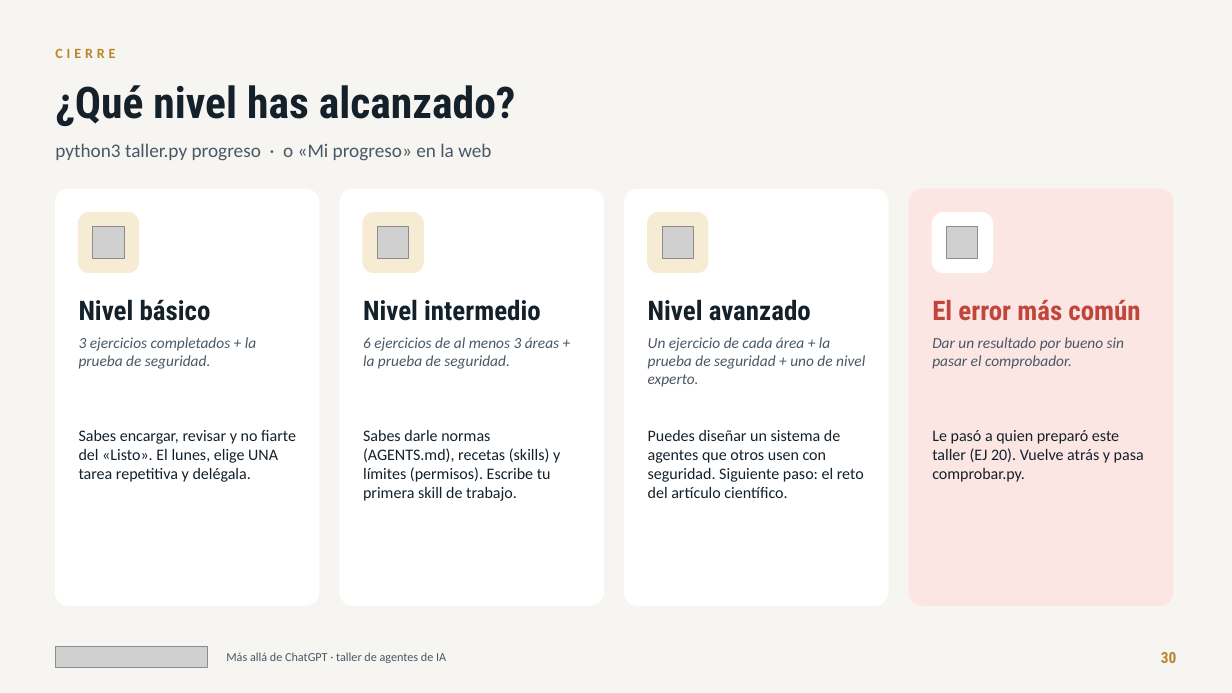
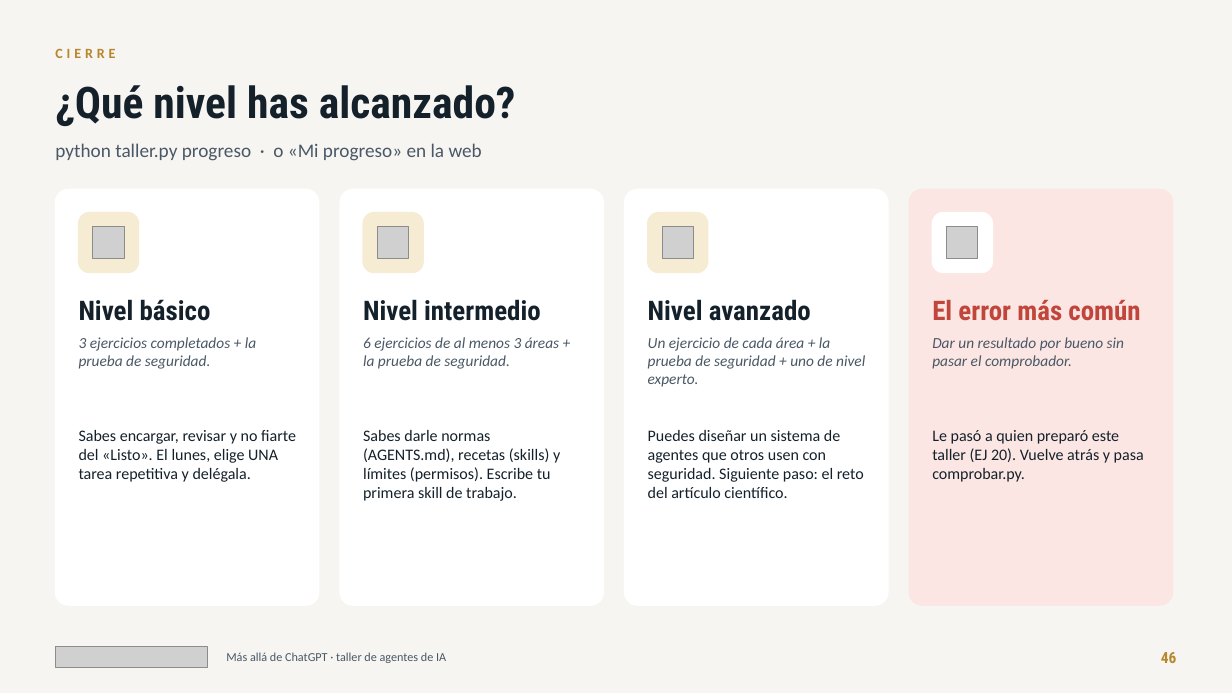
Before and after one commit to jlasherasTracasa/taller_semana_ia_2026, a slide deck: slide 46 of presentacion/taller-agentes-ia.pptx (slide 30 before the commit). Drawn at 1232x693 pixels with LibreOffice and Linux fonts; fonts in the diff are those of the drawing; grey boxes stand for pictures. Boxes give left, top, right and bottom in pixels: in the first picture for what was removed or moved away, otherwise in the second. Text is boxed around its words. In the diff, an @@ line names an element or a change of style, - is before the commit and + after.

```diff
--- a/presentacion/taller-agentes-ia.pptx
+++ b/presentacion/taller-agentes-ia.pptx
@@ text at (55, 143, 482, 161): text changed @@
-python3 taller.py progreso · o «Mi progreso» en la web
+python taller.py progreso · o «Mi progreso» en la web
@@ text at (1161, 652, 1177, 663): text changed @@
-30
+46
```
Also in this commit, not shown: 28 other slides changed, 19 slides added, 3 slides removed, 6 other files.
